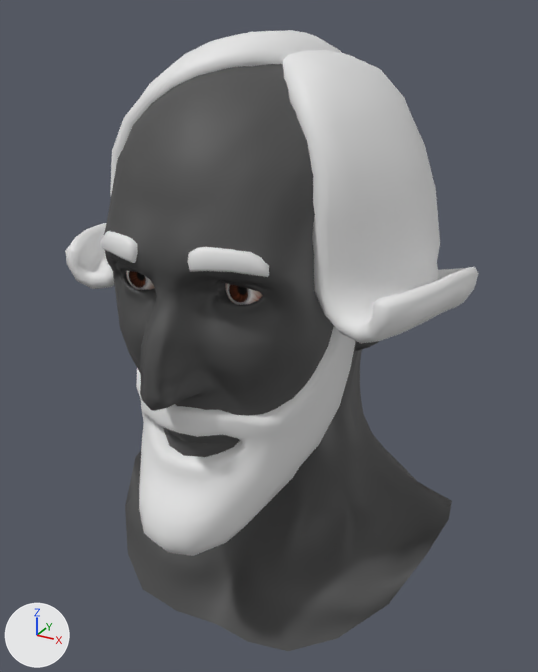
The Blender file Heads/Peasants/Human/Males/Thin/Type1/Head_Peasant_Human_Male_Thin_Type1.1.blend as it was, and as the next commit left it.
Rendered twice from a camera (50 mm lens) standing at (0.205, -0.387, 1.903) and looking at (0.001, -0.016, 1.718). The lights are fixed; the arrows at lower left show +X, +Y and +Z. The older version comes first.

Names of what the first picture shows: 'Head_Peasant_Human_Thin_Type1.1'.
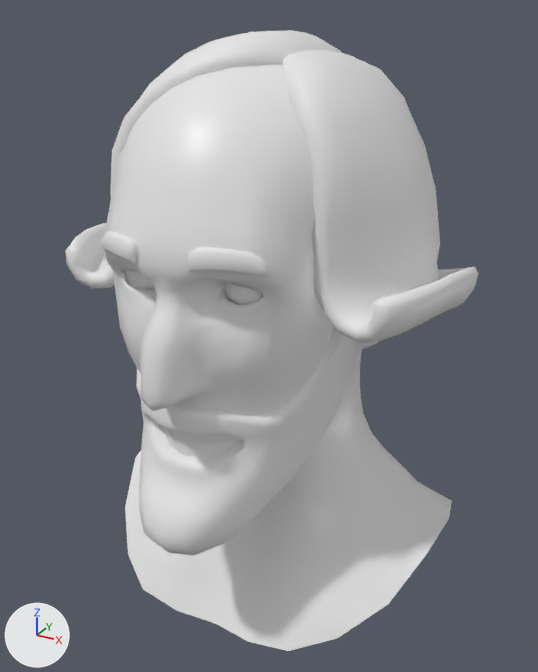
Changed parts and their boxes (x1, y1, x2, y2) in the pictures (538 x 672 px):
'Head_Peasant_Human_Thin_Type1.1', surface changed, recoloured (grey to white)
    both: (74, 55, 452, 651)
part 1 of me_head_peasant_human_thin_type1_1, recoloured (grey to white)
    both: (104, 64, 452, 651)

The change, as a list of edits to the scene's bpy script:
```text
Change mat_material_head_human_teeth_eyes:
    where n0 = _N.new('ShaderNodeBsdfPrincipled'); n0.name = 'Principled BSDF'
    n0.inputs[2].default_value: 1.0 -> 0.4  # 'Roughness'
    remove n2 = _N.new('ShaderNodeTexImage'); n2.name = 'Image Texture'
    remove n2.image = img_texture_head_human_teeth_eyes_cmap__png
    remove n3 = _N.new('ShaderNodeTexImage'); n3.name = 'Image Texture.001'
    remove n3.image = img_texture_head_human_teeth_eyes_nmap_png
    remove n4 = _N.new('ShaderNodeNormalMap'); n4.name = 'Normal Map'
    remove _L.new(n2.outputs[0], n0.inputs[0])  # 'Color' to 'Base Color'
    remove _L.new(n3.outputs[0], n4.inputs[1])  # 'Color' to 'Color'
    remove _L.new(n4.outputs[0], n0.inputs[5])  # 'Normal' to 'Normal'
    remove _L.new(n2.outputs[1], n0.inputs[4])  # 'Alpha' to 'Alpha'
Change mat_material_head_human_teeth_eyes_001:
    where n0 = _N.new('ShaderNodeBsdfPrincipled'); n0.name = 'Principled BSDF'
    n0.inputs[2].default_value: 1.0 -> 0.4  # 'Roughness'
    remove n2 = _N.new('ShaderNodeTexImage'); n2.name = 'Image Texture'
    remove n2.image = img_texture_head_human_teeth_eyes_cmap__png
    remove n3 = _N.new('ShaderNodeTexImage'); n3.name = 'Image Texture.001'
    remove n3.image = img_texture_head_human_teeth_eyes_nmap_png
    remove n4 = _N.new('ShaderNodeNormalMap'); n4.name = 'Normal Map'
    remove _L.new(n2.outputs[0], n0.inputs[0])  # 'Color' to 'Base Color'
    remove _L.new(n3.outputs[0], n4.inputs[1])  # 'Color' to 'Color'
    remove _L.new(n4.outputs[0], n0.inputs[5])  # 'Normal' to 'Normal'
    remove _L.new(n2.outputs[1], n0.inputs[4])  # 'Alpha' to 'Alpha'
Add mat_material_head_peasant_human_male_thin_type1_1:
    mat_material_head_peasant_human_male_thin_type1_1 = principled_material('Material_Head_Peasant_Human_Male_Thin_Type1.1')
    mat_material_head_peasant_human_male_thin_type1_1.base_color = (0.8, 0.8, 0.8)  # white #e7e7e7
    mat_material_head_peasant_human_male_thin_type1_1.roughness = 0.4
Change me_head_peasant_human_thin_type1_1:
    where me_head_peasant_human_thin_type1_1.from_pydata(...)  # 2846 vertices, 2764 faces; spans x -0.123..0.119, y -0.146..0.089, z 1.467..1.754
    used by ob_head_peasant_human_thin_type1_1; location = (0.0, 0.0107, -0.25); scale = (1.0, 1.0, 1.22)
    me_head_peasant_human_thin_type1_1 part 1: all 1184 faces that had it switch from mat_material_head_peasant_human_thin_type1_1 to mat_material_head_peasant_human_male_thin_type1_1 (white #e7e7e7)
```
